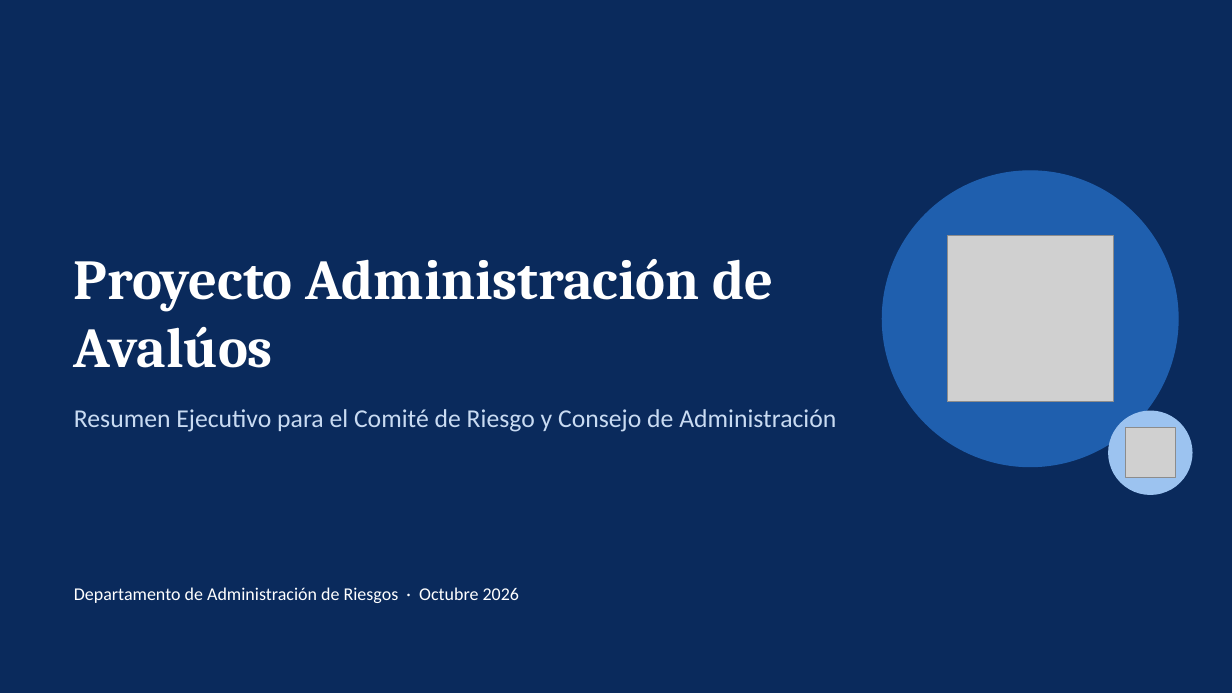
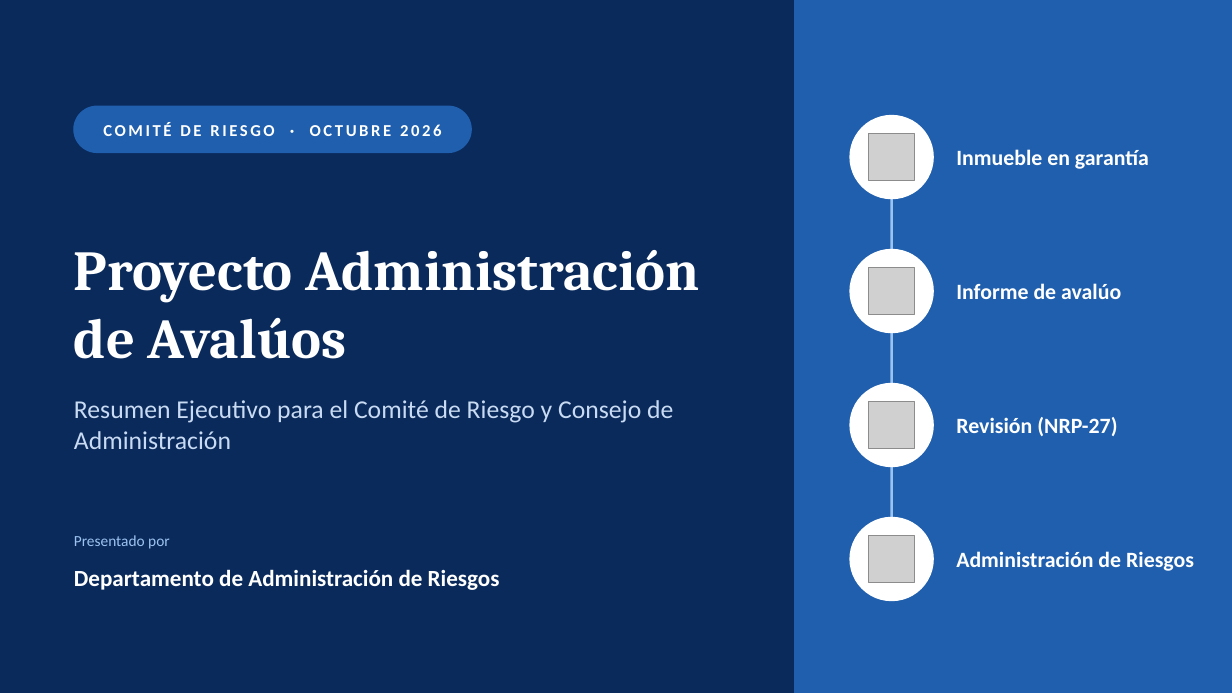
Before and after one commit to menjivar201280/riesgo, a slide deck: slide 1 of administracion-avaluos/Proyecto_Administracion_de_Avaluos.pptx. Drawn at 1232x693 pixels with LibreOffice and Linux fonts; fonts in the diff are those of the drawing; grey boxes stand for pictures. Boxes give left, top, right and bottom in pixels: in the first picture for what was removed or moved away, otherwise in the second. Text is boxed around its words. In the diff, an @@ line names an element or a change of style, - is before the commit and + after.

```diff
--- a/administracion-avaluos/Proyecto_Administracion_de_Avaluos.pptx
+++ b/administracion-avaluos/Proyecto_Administracion_de_Avaluos.pptx
@@ rectangle added at bbox=[795, 0, 1232, 693], fill #1F5FAE, outline #1F5FAE 1 pt @@
@@ rounded rectangle added at bbox=[74, 106, 471, 152], fill #1F5FAE, outline #1F5FAE 1 pt @@
@@ ellipse added at bbox=[850, 116, 933, 199], fill #FFFFFF, outline #FFFFFF 1 pt @@
@@ text added at bbox=[103, 122, 441, 136], 13 pt, text #FFFFFF, bold @@
+COMITÉ DE RIESGO · OCTUBRE 2026
@@ picture added at bbox=[869, 134, 915, 180] @@
@@ text added at bbox=[956, 149, 1149, 169], 17 pt, text #FFFFFF, bold @@
+Inmueble en garantía
@@ ellipse removed at bbox=[883, 171, 1178, 467] @@
@@ title "Proyecto Administración de Avalúos" rewrapped from bbox=[74, 259, 773, 368] to bbox=[74, 250, 699, 359] @@
@@ line added from (892, 199) to (892, 250), #9CC3F0 2 pt @@
@@ picture removed at bbox=[947, 236, 1114, 402] @@
@@ ellipse added at bbox=[850, 250, 933, 333], fill #FFFFFF, outline #FFFFFF 1 pt @@
@@ picture added at bbox=[869, 268, 915, 314] @@
@@ text added at bbox=[956, 283, 1121, 299], 17 pt, text #FFFFFF, bold @@
+Informe de avalúo
@@ line added from (892, 333) to (892, 384), #9CC3F0 2 pt @@
@@ ellipse added at bbox=[850, 384, 933, 467], fill #FFFFFF, outline #FFFFFF 1 pt @@
@@ text "Resumen Ejecutivo para el Comité ..." rewrapped from bbox=[74, 409, 836, 432] to bbox=[74, 400, 673, 449] @@
@@ picture added at bbox=[869, 402, 915, 448] @@
@@ text added at bbox=[956, 417, 1117, 436], 17 pt, text #FFFFFF, bold @@
+Revisión (NRP-27)
@@ ellipse removed at bbox=[1109, 411, 1192, 494] @@
@@ line added from (892, 467) to (892, 518), #9CC3F0 2 pt @@
@@ text added at bbox=[74, 535, 170, 549], 12 pt, text #9CC3F0 @@
+Presentado por
@@ ellipse added at bbox=[850, 518, 933, 601], fill #FFFFFF, outline #FFFFFF 1 pt @@
@@ picture: place and size @@
-picture at bbox=[1126, 428, 1176, 478]
+picture at bbox=[869, 536, 915, 582]
@@ text at bbox=[74, 569, 500, 590]: text changed; size 14 to 18 pt; bold on @@
-Departamento de Administración de Riesgos · Octubre 2026
+Departamento de Administración de Riesgos
@@ text added at bbox=[956, 551, 1194, 571], 17 pt, text #FFFFFF, bold @@
+Administración de Riesgos
```
